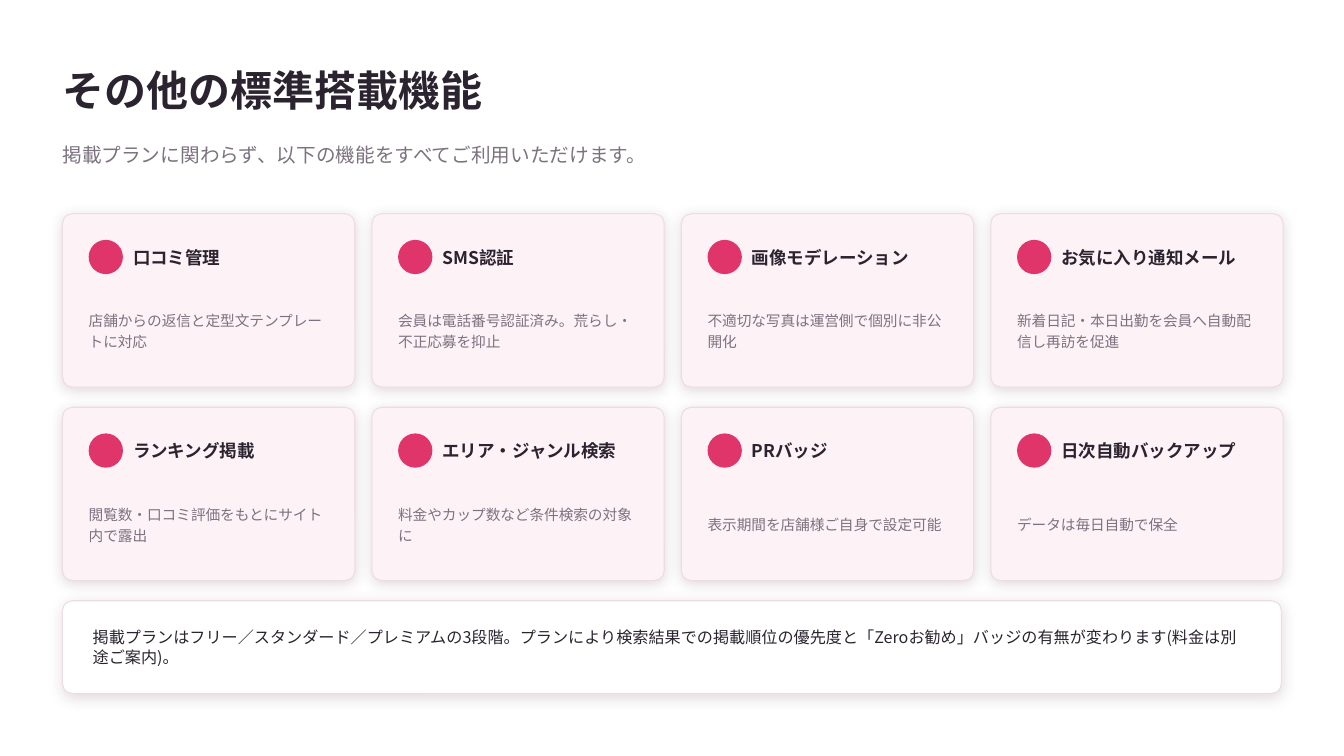
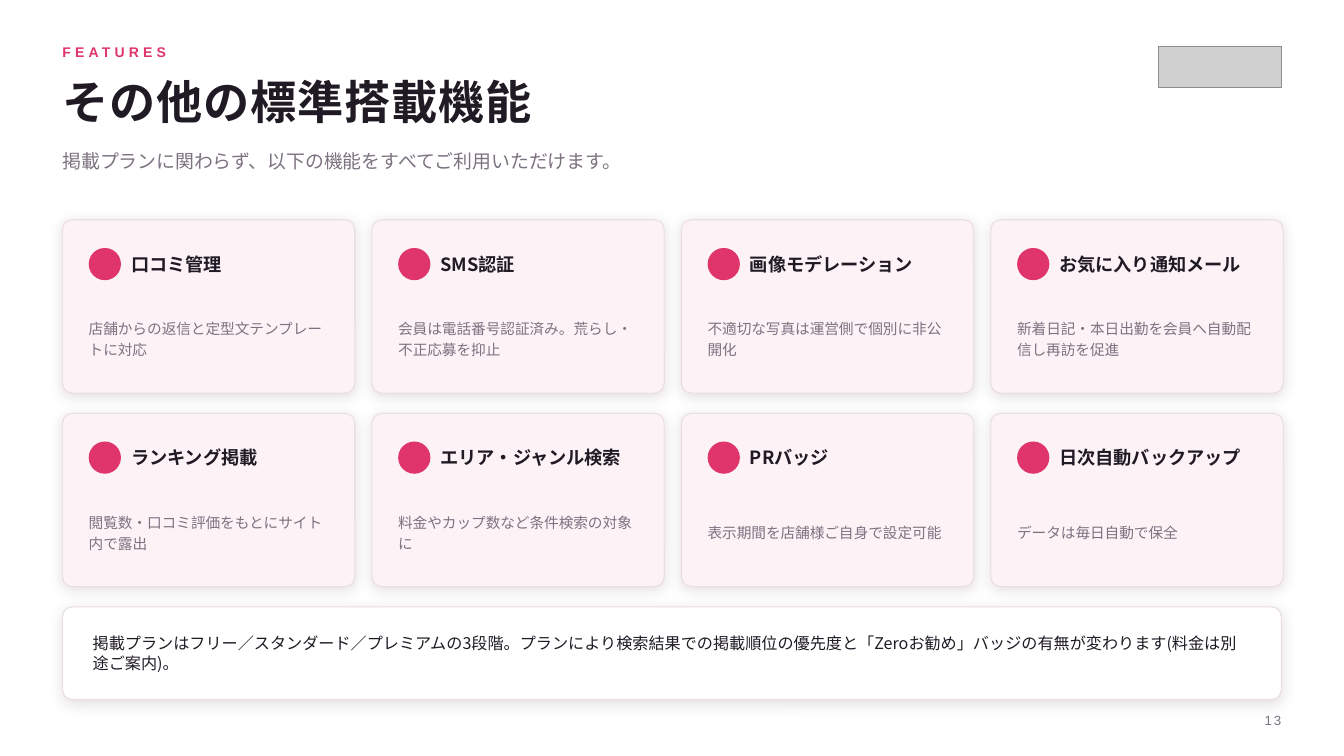
Before and after one commit to kanabun-git/ume, a slide deck: slide 13 of docs/fuzokuzero_sales_deck.pptx. Drawn at 1344x756 pixels with LibreOffice and Linux fonts; fonts in the diff are those of the drawing; grey boxes stand for pictures. Boxes give left, top, right and bottom in pixels: in the first picture for what was removed or moved away, otherwise in the second. Text is boxed around its words. In the diff, an @@ line names an element or a change of style, - is before the commit and + after.

```diff
--- a/docs/fuzokuzero_sales_deck.pptx
+++ b/docs/fuzokuzero_sales_deck.pptx
@@ text added at [63, 40, 970, 65], 10 pt, text #E0356B, bold @@
+FEATURES
@@ picture added at [1158, 46, 1281, 88] @@
@@ text "その他の標準搭載機能": place and size @@
-text "その他の標準搭載機能" at [62, 70, 482, 110]
+text "その他の標準搭載機能" at [62, 79, 531, 123]
@@ text "その他の標準搭載機能" at [62, 79, 531, 123]: size 30 to 33 pt, text colour #2B2430 to #1F1A24, letter spacing 0 to 0.6 pt @@
@@ text "掲載プランに関わらず、以下の機能をすべてご利用いただけます。" at [62, 152, 621, 170]: size 14 to 13.5 pt; line spacing 1 to 1.2; vertical alignment middle to top @@
@@ 9 rounded rectangles: place and size @@
-9 rounded rectangles at [63, 214, 1284, 694]
+9 rounded rectangles at [63, 220, 1284, 700]
@@ fill #FDF2F6 to #FDF3F7; outline #EDDCE4 0.75 pt to #EBDDE4 0.75 pt; shadow changed in 8 elements at [63, 413, 355, 587], [372, 413, 664, 587], [682, 413, 974, 587], [991, 413, 1284, 587], [63, 220, 355, 393], [372, 220, 664, 393], [682, 220, 974, 393], [991, 220, 1284, 393] @@
@@ 9 texts, 8 ellipses: place and size @@
-9 texts, 8 ellipses at [62, 145, 1251, 542]
+9 texts, 8 ellipses at [62, 152, 1251, 550]
@@ size 12.5 to 13 pt, text colour #2B2430 to #1F1A24 in 8 elements at [441, 255, 515, 273], [750, 255, 913, 273], [131, 255, 222, 273], [1059, 255, 1241, 273], [750, 449, 829, 466], [131, 448, 258, 466], [441, 448, 622, 466], [1059, 448, 1241, 466] @@
@@ rounded rectangle at [63, 607, 1281, 700]: outline #EDDCE4 0.75 pt to #EBDDE4 0.75 pt; shadow changed @@
@@ text "掲載プランはフリー／スタンダード／プレミアムの3段階。プランにより検索結果での掲載順位の優先度と「Zeroお勧め」バッジ ..." at [93, 635, 1237, 672]: text colour #2B2430 to #1F1A24 @@
@@ text added at [1265, 716, 1282, 725], 9.5 pt, text #7C7280 @@
+13
```
Also in this commit, not shown: 13 other slides changed, 8 other files.
